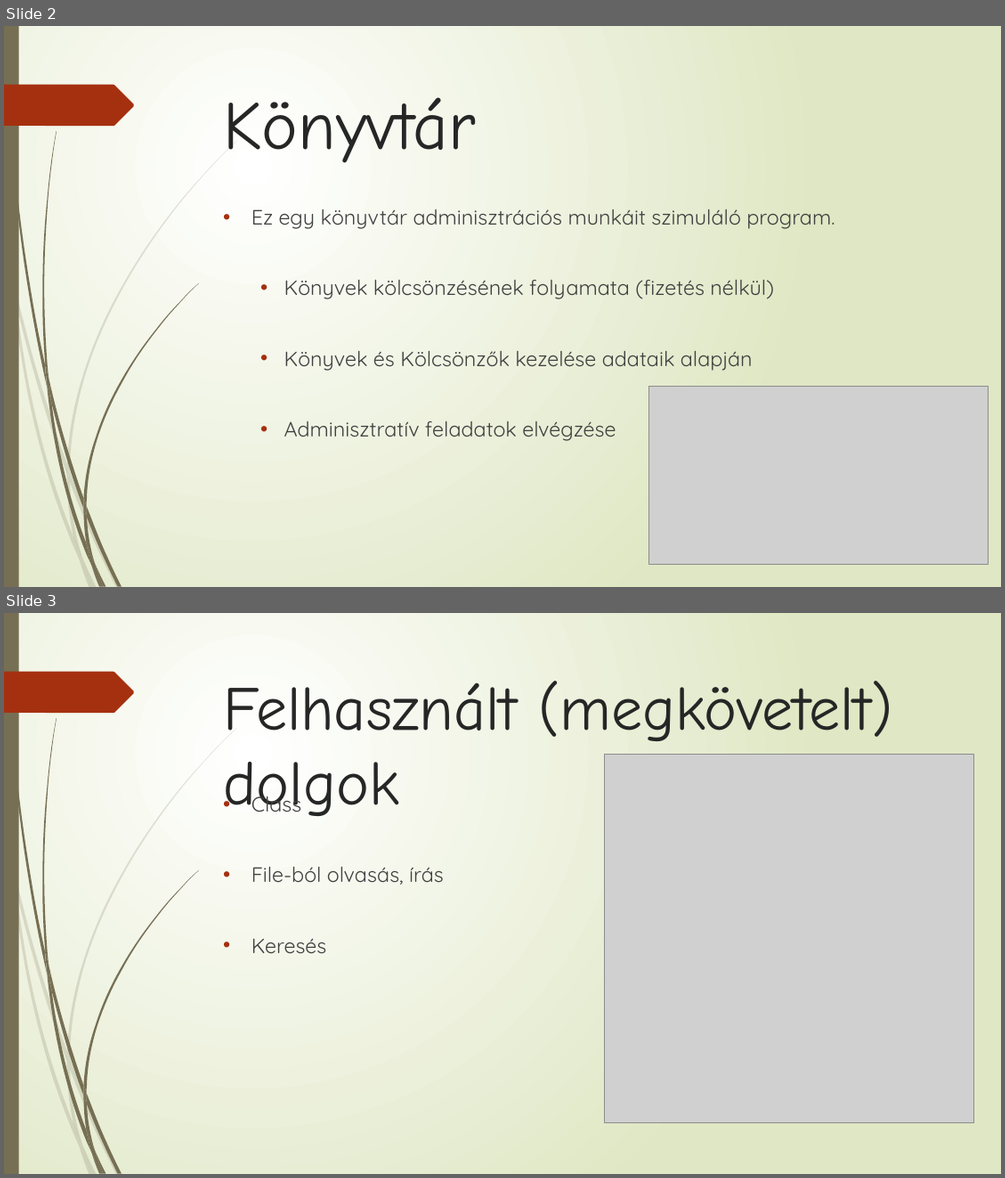
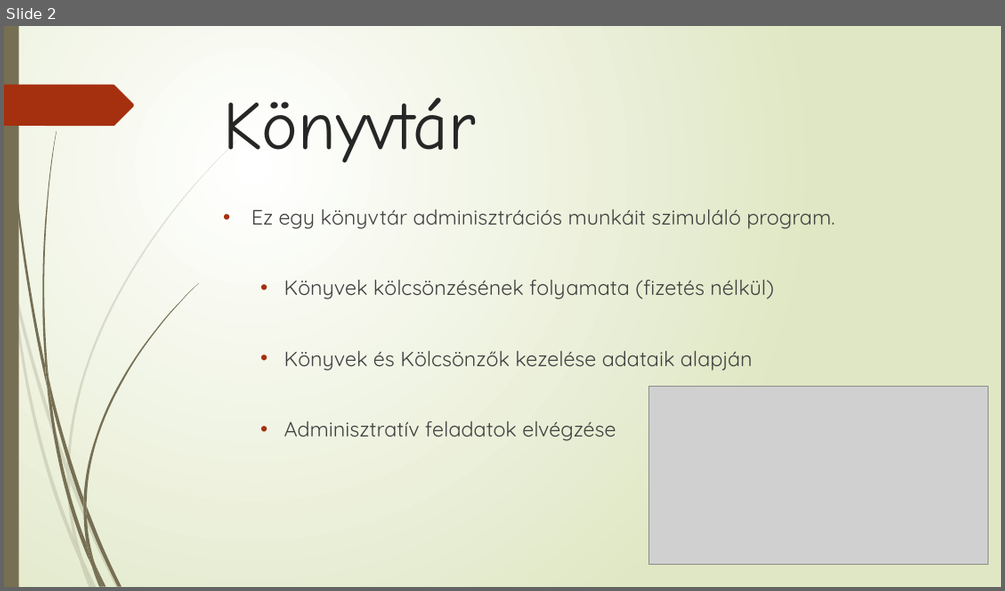
Before and after one commit to Kiss-Martin/Konyvtar, a slide deck: Könyvtári szimuláció.pptx. Shown one above the other, each under a label of ours: slides 2 and 3 before the commit, slide 2 after it. The pictures are 1005x1178 and 1005x591 pixels, drawn with LibreOffice and Linux fonts; fonts in the diff are those of the drawing; grey boxes stand for pictures. Boxes give left, top, right and bottom in pixels: in the first picture for what was removed or moved away, otherwise in the second. Text is boxed around its words. In the diff, an @@ line names an element or a change of style, - is before the commit and + after.

```diff
--- a/Könyvtári szimuláció.pptx
+++ b/Könyvtári szimuláció.pptx
@@ slide 3 removed at (4, 613, 1001, 1174), background gradient #FFFFFF to #DFE8C4; not listed: 24 template elements that a slide beside it also shows @@
@@ title removed at (224, 681, 893, 816) @@
-Felhasznált (megkövetelt) dolgok
@@ picture removed at (605, 754, 973, 1122) @@
@@ text removed at (251, 790, 444, 953) @@
-• Class
-• File-ból olvasás, írás
-• Keresés
```
Also in this commit, not shown: 1 slide changed, 1 slide added.
